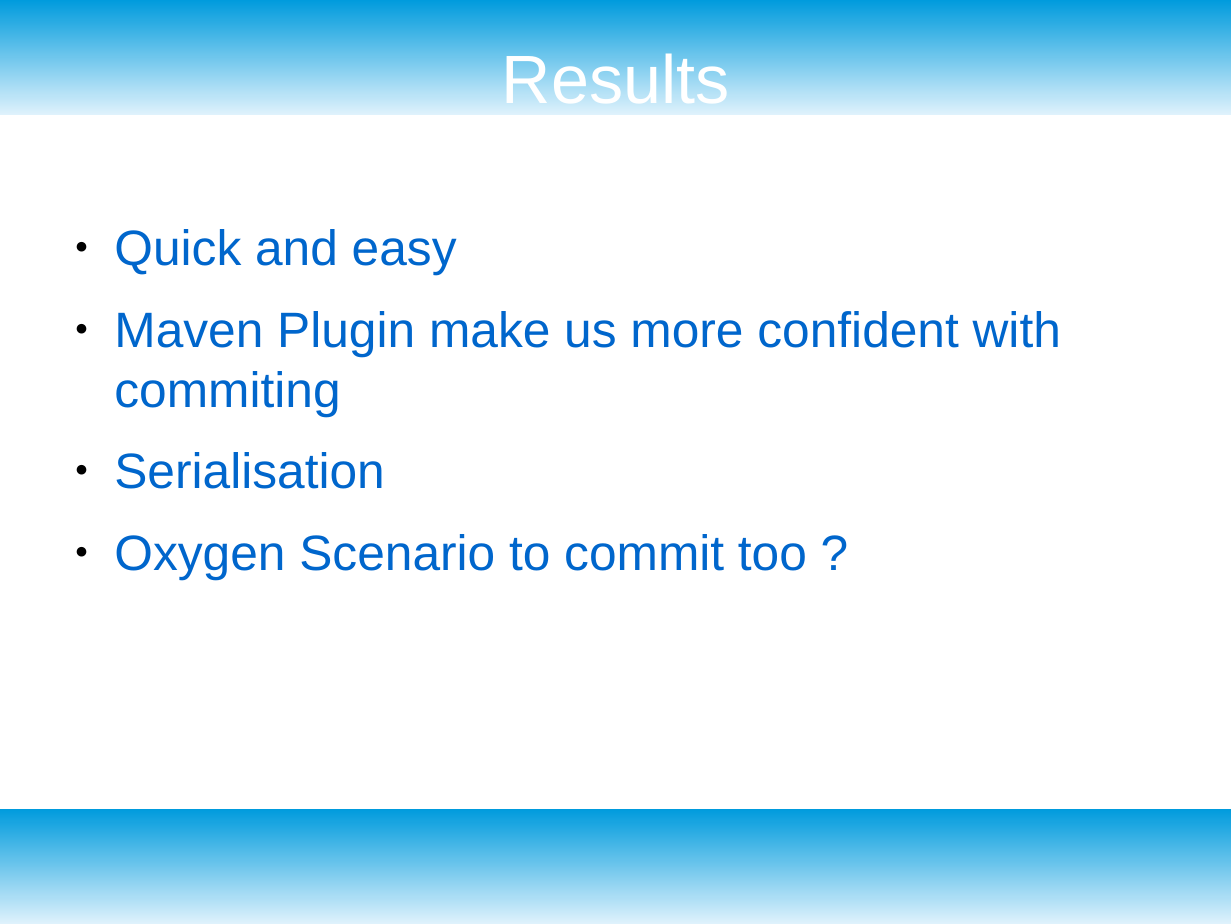
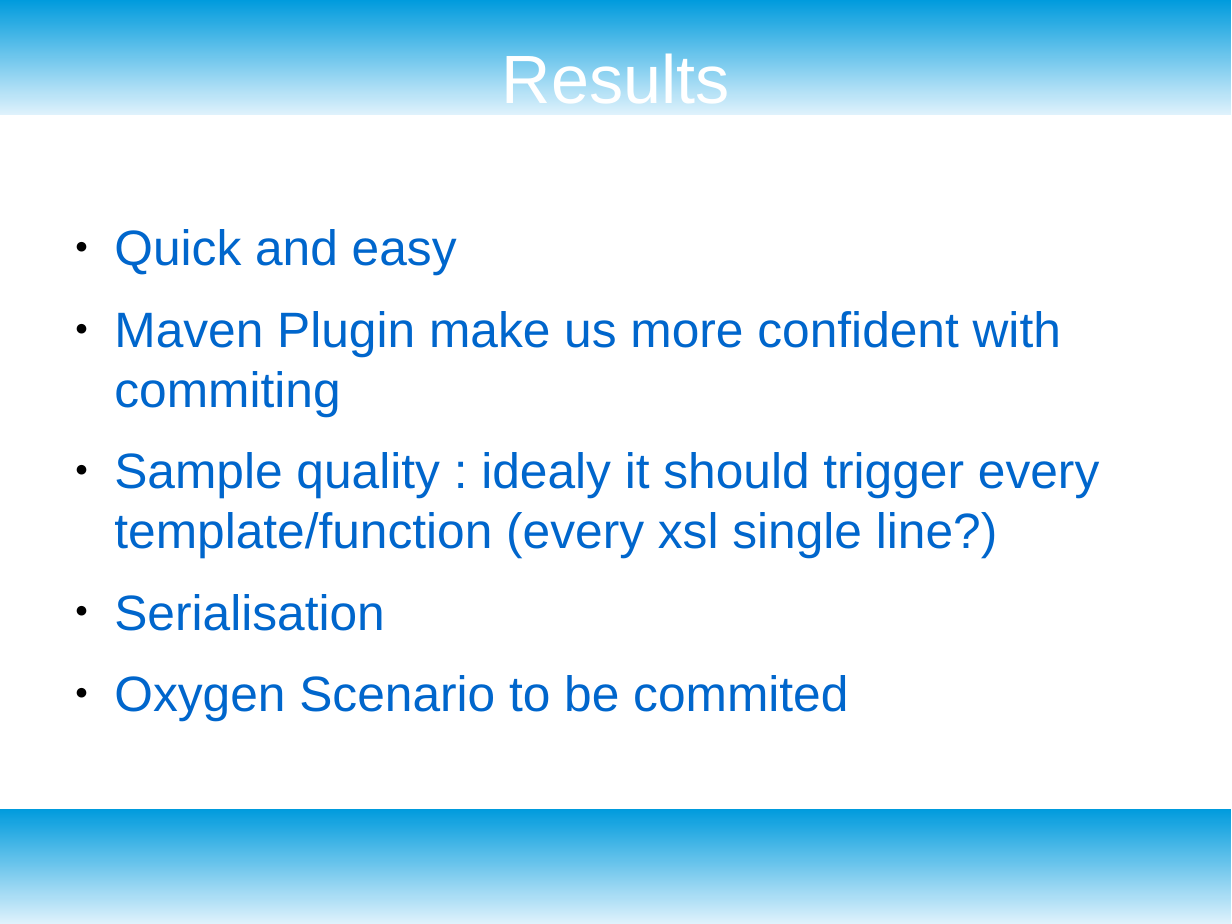
Before and after one commit to mricaud/xml-prague-2018-xspec-integration-testing, a slide deck: slide 5 of xml-prague-2018-xspec-user-meetup-it.odp. Drawn at 1232x924 pixels with LibreOffice and Linux fonts; fonts in the diff are those of the drawing; background and template pictures are left out. Boxes give left, top, right and bottom in pixels: in the first picture for what was removed or moved away, otherwise in the second. Text is boxed around its words. In the diff, an @@ line names an element or a change of style, - is before the commit and + after.

Commit message:
Update slides

```diff
--- a/xml-prague-2018-xspec-user-meetup-it.odp
+++ b/xml-prague-2018-xspec-user-meetup-it.odp
@@ text at (114,452,1099,557): paragraph added @@
+● Sample quality : idealy it should trigger every template/function (every xsl single line?)
@@ text at (114,675,848,721): text changed @@
-● Oxygen Scenario to commit too ?
+● Oxygen Scenario to be commited
```
Also in this commit, not shown: 1 other slide changed.
